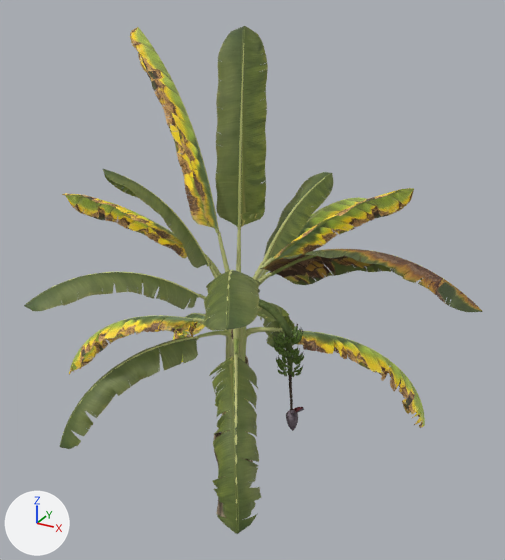
Two versions of the glTF model public/models/plants/banana.glb, one commit apart.
Camera for both pictures: a 50 mm lens placed at (3.72, -6.19, 6.48), pointed at (0.21, 0.17, 3.3). Every picture has the same lights, and +X, +Y and +Z are marked at lower left. The picture after the commit comes second. Vertices at exactly the same position are counted once.

Objects in the first picture: 'banana-banana-fruit', 'banana-banana-leaf', 'banana-banana-stem' and 1 more.
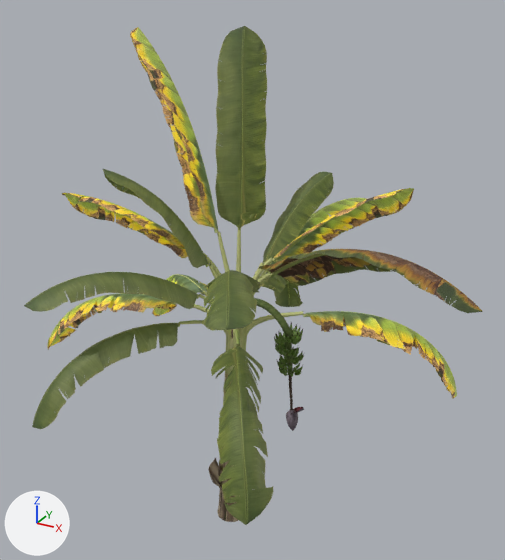
Changed parts and their boxes [x1, y1, x2, y2] in the pictures (505 x 560 px; the box of a moved part takes in the faces that stretch with it):
'banana-banana-leaf', reshaped
    before: [24, 26, 483, 534]
    after: [24, 26, 483, 525]
'banana-banana-stem', reshaped
    before: [37, 40, 463, 520]
    after: [58, 191, 401, 522]
part 1 of me_banana_banana_leaf, rebuilt
    before: [298, 331, 425, 428]
    after: [306, 311, 457, 399]
part 2 of me_banana_banana_leaf, rebuilt
    before: [69, 316, 193, 375]
    after: [47, 293, 171, 350]
part 3 of me_banana_banana_leaf, rebuilt (6% wider)
    before: [60, 337, 198, 449]
    after: [32, 323, 179, 429]
part 4 of me_banana_banana_leaf, added (green)
    after: [152, 274, 208, 316]
part 5 of me_banana_banana_leaf, added (green)
    after: [211, 345, 273, 525]
part 6 of me_banana_banana_leaf, added (green)
    after: [259, 271, 303, 307]
part 7 of me_banana_banana_leaf, deleted
    before: [173, 313, 206, 363]
part 8 of me_banana_banana_leaf, deleted (green)
    before: [209, 356, 261, 534]
part 9 of me_banana_banana_leaf, deleted (green)
    before: [256, 303, 295, 347]
part 10 of me_banana_banana_leaf, moved or reshaped
    before: [25, 27, 482, 330]
    after: [25, 26, 482, 330]
part 11 of me_banana_banana_stem, moved or reshaped
    before: [63, 336, 199, 433]
    after: [167, 277, 205, 295]
part 12 of me_banana_banana_stem, moved or reshaped (not visible afterwards)
    before: [234, 354, 238, 520]
part 13 of me_banana_banana_stem, moved or reshaped
    before: [283, 330, 420, 398]
    after: [303, 314, 310, 317]
part 14 of me_banana_banana_stem, moved or reshaped (not visible afterwards)
    before: [104, 315, 195, 328]
part 15 of me_banana_banana_stem, moved or reshaped
    before: [37, 40, 463, 519]
    after: [79, 191, 401, 522]

Diff of the bpy script that builds the scene:
```diff
--- a/public/models/plants/banana.glb.py
+++ b/public/models/plants/banana.glb.py
@@ me_banana_banana_leaf @@
-me_banana_banana_leaf.from_pydata(...)  # 11555 vertices, 18824 faces; spans x -2.05..2.87, y -1.92..2.24, z 0.75..5.97
+me_banana_banana_leaf.from_pydata(...)  # 11588 vertices, 18824 faces; spans x -2.11..2.87, y -2.08..2.3, z 0.75..5.97
+# me_banana_banana_leaf part 1: the loose piece of 718 vertices spanning x 0.59..2.17, y 0.01..1.0, z 1.56..2.76 is rebuilt with 720 vertices and now spans x 0.79..2.47, y 0.1..1.13, z 2.0..3.02
+# me_banana_banana_leaf part 2: the loose piece of 709 vertices spanning x -1.88..-0.37, y -0.88..-0.07, z 1.94..2.84 is rebuilt with 706 vertices and now spans x -2.11..-0.57, y -0.97..-0.13, z 2.28..3.09
+# me_banana_banana_leaf part 3: the loose piece of 692 vertices spanning x -1.08..-0.03, y -1.86..-0.4, z 1.89..2.77 is rebuilt with 688 vertices and now spans x -1.2..-0.16, y -2.08..-0.59, z 2.24..3.04
+# me_banana_banana_leaf part 4: a new loose piece of 758 vertices spanning x -1.83..-0.6, y 0.3..1.25, z 1.95..2.9, in mat_banana_leaf
+# me_banana_banana_leaf part 5: a new loose piece of 738 vertices spanning x 0.38..1.49, y -2.03..-0.67, z 2.03..2.99, in mat_banana_leaf
+# me_banana_banana_leaf part 6: a new loose piece of 718 vertices spanning x -0.45..0.15, y 0.79..2.3, z 1.93..2.93, in mat_banana_leaf
+# me_banana_banana_leaf part 7: the loose piece of 757 vertices spanning x -1.41..-0.32, y 0.13..1.02, z 1.38..2.6 is deleted
+# me_banana_banana_leaf part 8: the loose piece of 725 vertices spanning x 0.18..1.18, y -1.7..-0.41, z 1.51..2.66 is deleted
+# me_banana_banana_leaf part 9: the loose piece of 716 vertices spanning x -0.37..0.22, y 0.52..1.9, z 1.46..2.66 is deleted
+# me_banana_banana_leaf part 10: 59 vertices moved within x -1.85..2.64, y -1.79..2.07, z 3.44..5.71; 2327 vertices removed from x -2.0..2.8, y -1.92..2.2, z 3.2..5.92; 2343 vertices added at x -2.0..2.79, y -1.92..2.21, z 3.2..5.92
+# other edits to the shape of me_banana_banana_leaf do not show in these pictures
 me_banana_banana_leaf.materials.append(mat_banana_leaf)
@@ me_banana_banana_stem @@
-me_banana_banana_stem.from_pydata(...)  # 5573 vertices, 9712 faces; spans x -1.91..2.7, y -1.8..2.1, z 0.0..5.82
+me_banana_banana_stem.from_pydata(...)  # 5978 vertices, 10216 faces; spans x -2.06..2.7, y -2.01..2.27, z 0.0..5.82
+# me_banana_banana_stem part 11: the loose piece of 66 vertices spanning x -0.98..-0.15, y -1.8..-0.39, z 2.04..2.77 is multiplied about its middle by the matrix ((-0.018, 0.972, -0.168), (-0.991, 0.014, 0.101), (0.0, 0.0, 1.1)), then moved by (-0.65, 1.86, 0.09)
+# me_banana_banana_stem part 12: the loose piece of 66 vertices spanning x 0.31..1.06, y -1.68..-0.4, z 1.68..2.67 is multiplied about its middle by the matrix ((0.986, -0.031, -0.08), (0.041, 0.981, 0.13), (0.076, -0.132, 0.978)), then moved by (0.23, -0.29, 0.4)
+# me_banana_banana_stem part 13: the loose piece of 66 vertices spanning x 0.58..2.14, y 0.2..0.86, z 1.74..2.74 is multiplied about its middle by the matrix ((0.985, -0.006, -0.109), (0.001, 0.99, -0.044), (0.109, 0.043, 0.984)), then moved by (0.25, 0.1, 0.33)
+# me_banana_banana_stem part 14: the loose piece of 66 vertices spanning x -1.84..-0.36, y -0.68..-0.13, z 2.09..2.82 is multiplied about its middle by the matrix ((0.771, -0.644, 0.037), (0.661, 0.768, 0.059), (-0.1, -0.036, 1.054)), then moved by (0.41, -0.89, 0.23)
+# me_banana_banana_stem part 15: 1072 vertices moved within x -1.75..2.48, y -1.47..1.92, z 0.0..5.81; 1654 vertices removed from x -1.91..2.7, y -1.79..1.93, z 0.0..5.82; 2297 vertices added at x -1.91..2.69, y -1.78..1.92, z 0.0..5.81
+# other edits to the shape of me_banana_banana_stem do not show in these pictures
 me_banana_banana_stem.materials.append(mat_banana_stem)
```
